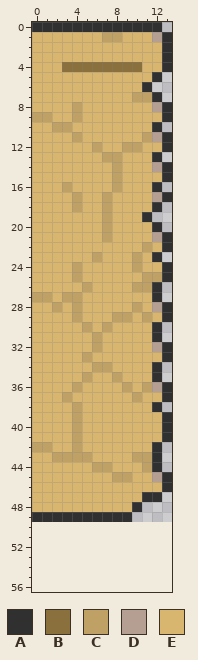
Pixel-art file: Assets/Sprites/UI/Builder/LeftPanel/Background.aseprite. This is how it looked before the edit.
14x50 pixels, 1 frame. The old version is drawn lined up with the new one, on the new canvas.
Palette (. is transparent): A #303030  B #8a703c  C #bfa166  D #b59f92  E #d9b66f
Pixels before, first column x 0:
 0 AAAAAAAAAAAAA.
 1 EEEEEEECCEEEDA
 2 EEEEEEEEEEEEEA
 3 EEEEEEEEEEEEEA
 4 EEEBBBBBBBBEEA
 5 EEEEEEEEEEEEA.
 6 EEEEEEEEEEEA..
 7 EEEEEEEEEECCA.
 8 EEEECEEEEEEEDA
 9 CCEECEEEEEEEEA
10 EECCEEEEEEEEA.
11 EEEECEEEEEECDA
12 EEEEEECEECCEEA
13 EEEEEEECCEEEA.
14 EEEEEEEECEEEDA
15 EEEEEEEECEEEEA
16 EEECEEEECEEEA.
17 EEEECEECEEEEDA
18 EEEECEECEEEEA.
19 EEEEEEECEEEA..
20 EEEEEEECEEEEA.
21 EEEEEEECEEEEDA
22 EEEEEEEEEEECEA
23 EEEEEECEEECEA.
24 EEEECEEEEECEEA
25 EEEECEEEEEECCA
26 EEEEECEEEECCA.
27 CCECCEEEEEEEA.
28 EECECEEEEECEDA
29 EEEECEEECCECEA
30 EEEEECECEEEEA.
31 EEEEEECEEEEEA.
32 EEEEEECEEEEEDA
33 EEEEECEEEEEEEA
34 EEEEEECCEEEEA.
35 EEEEECEECEEEA.
36 EEEECEEEECECDA
37 EEECEEEEEECEEA
38 EEEECEEEEEEEA.
39 EEEECEEEEEEEEA
40 EEEECEEEEEEEEA
41 EEEECEEEEEEEEA
42 CCEECEEEEEEEA.
43 EECCCCEEEECCA.
44 EEEEEECCEEECA.
45 EEEEEEEECCEEDA
46 EEEEEEEEEEEEEA
47 EEEEEEEEEEEAA.
48 EEEEEEEEEEA...
49 AAAAAAAAAA....
Once edited:
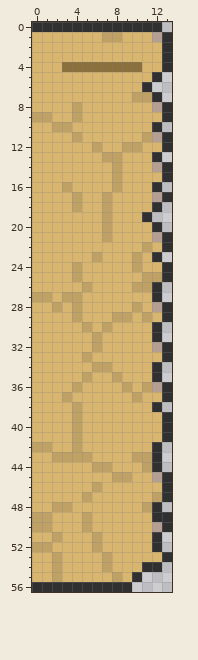
Diff:
canvas 14x50 -> 14x57
Changed rows in their new state; - is an unchanged pixel.
first column x 0:
46 ------C-------
47 -----C-----ECA
48 --CC------ECA-
49 CCEEECEEEEEEAA
50 CCEEECEEEEEEDA
51 EECEEECEEEEEA-
52 CCEEEECEEEEEA-
53 EECEEEECEEEEEA
54 EECEEEECEEEAA-
55 EECEEEEECEA---
56 AAAAAAAAAA----
Boxes around the changes in both pictures, in picture pixels (x1, y1, x2, y2):
changed: (32, 482, 172, 592)
